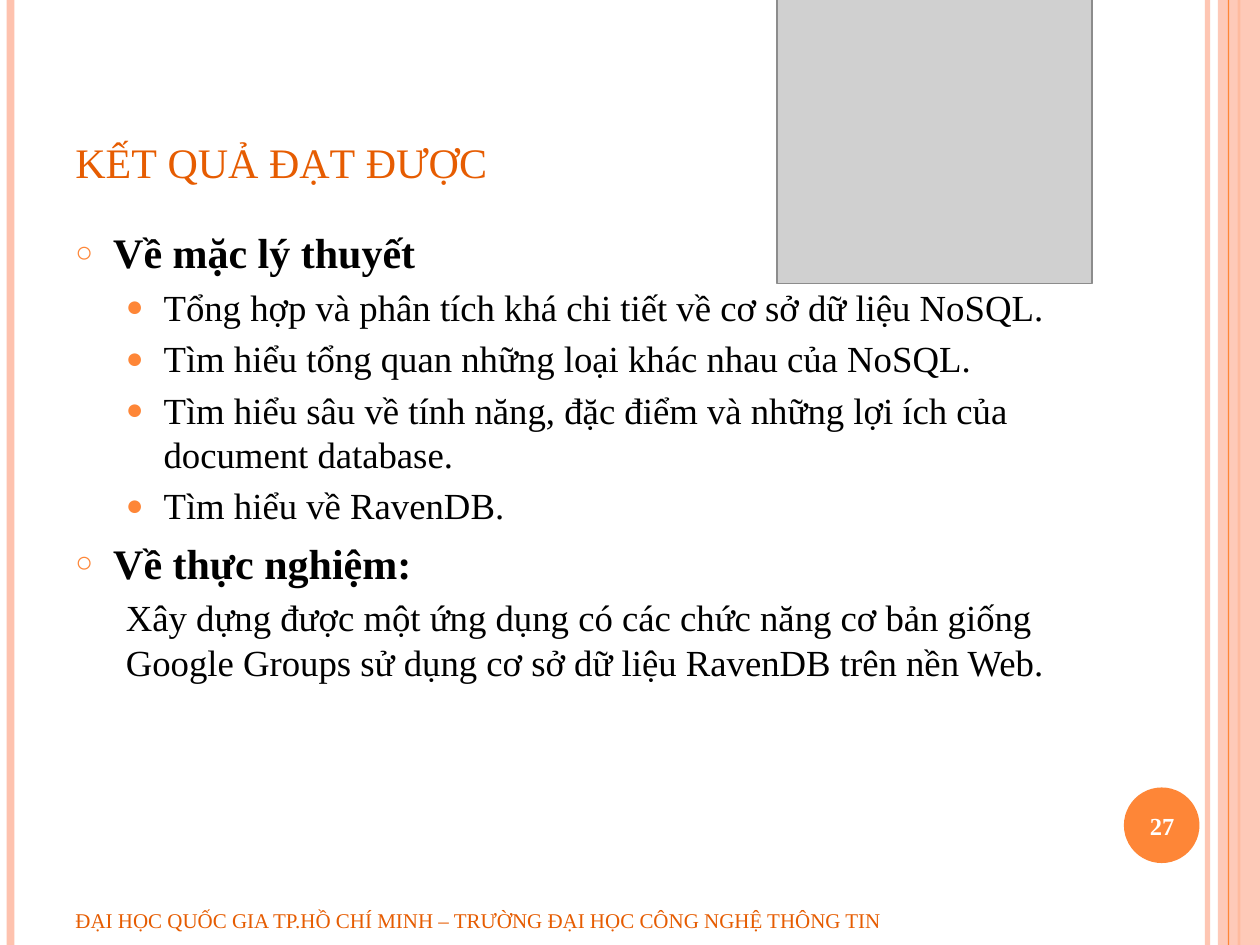
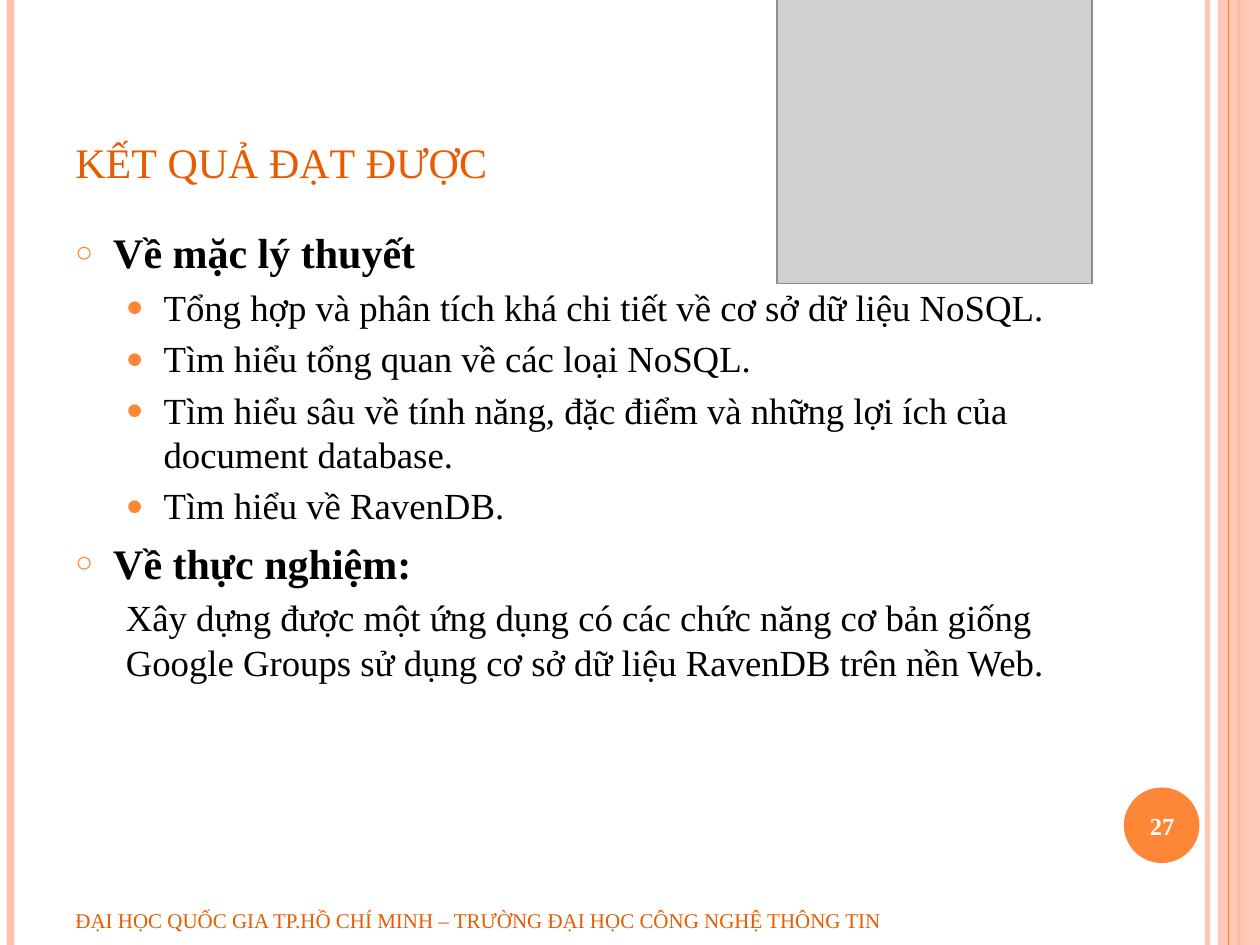
Before and after one commit to geovip/nosqlravendbuit, a slide deck: slide 27 of Document/slide bao cao.pptx. Drawn at 1260x945 pixels with LibreOffice and Linux fonts; fonts in the diff are those of the drawing; grey boxes stand for pictures; background and template pictures are left out. Boxes give left, top, right and bottom in pixels: in the first picture for what was removed or moved away, otherwise in the second. Text is boxed around its words. In the diff, an @@ line names an element or a change of style, - is before the commit and + after.

```diff
--- a/Document/slide bao cao.pptx
+++ b/Document/slide bao cao.pptx
@@ text at (164, 345, 750, 380): text changed @@
-  ● Tìm hiểu tổng quan những loại khác nhau của NoSQL.
+  ● Tìm hiểu tổng quan về các loại NoSQL.
```
Also in this commit, not shown: 4 other slides changed, 1 other file.
